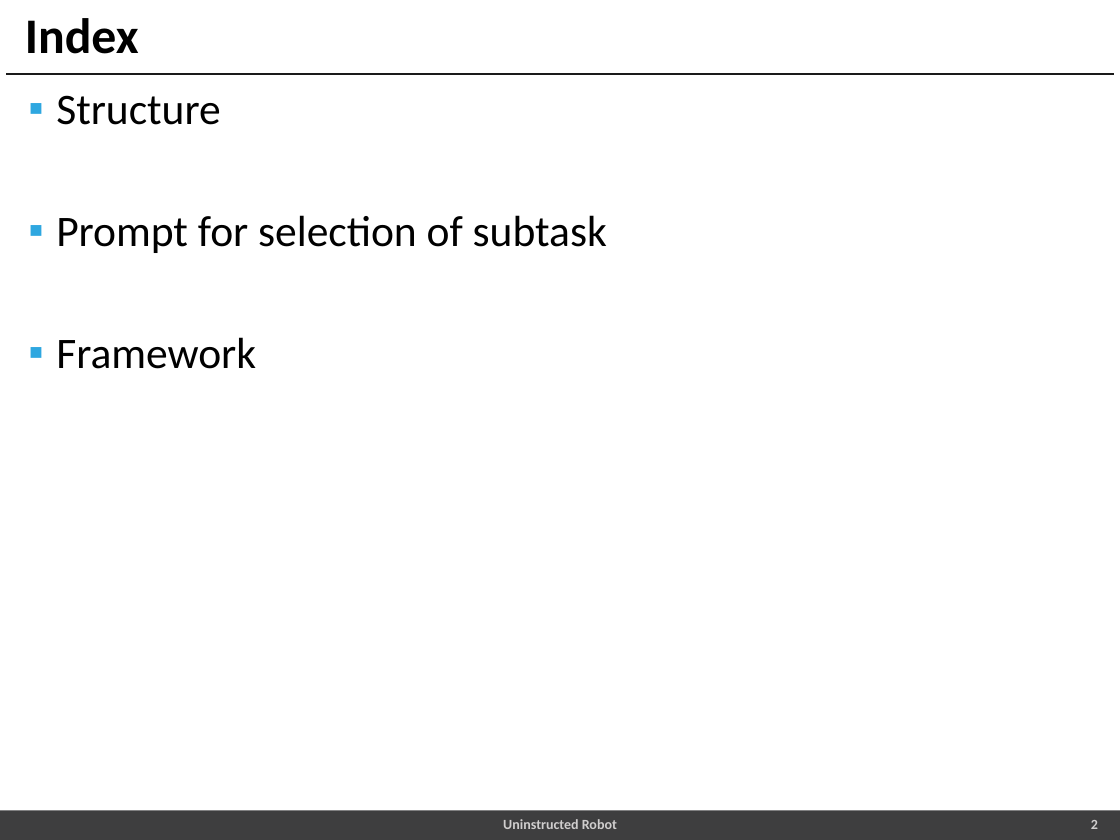
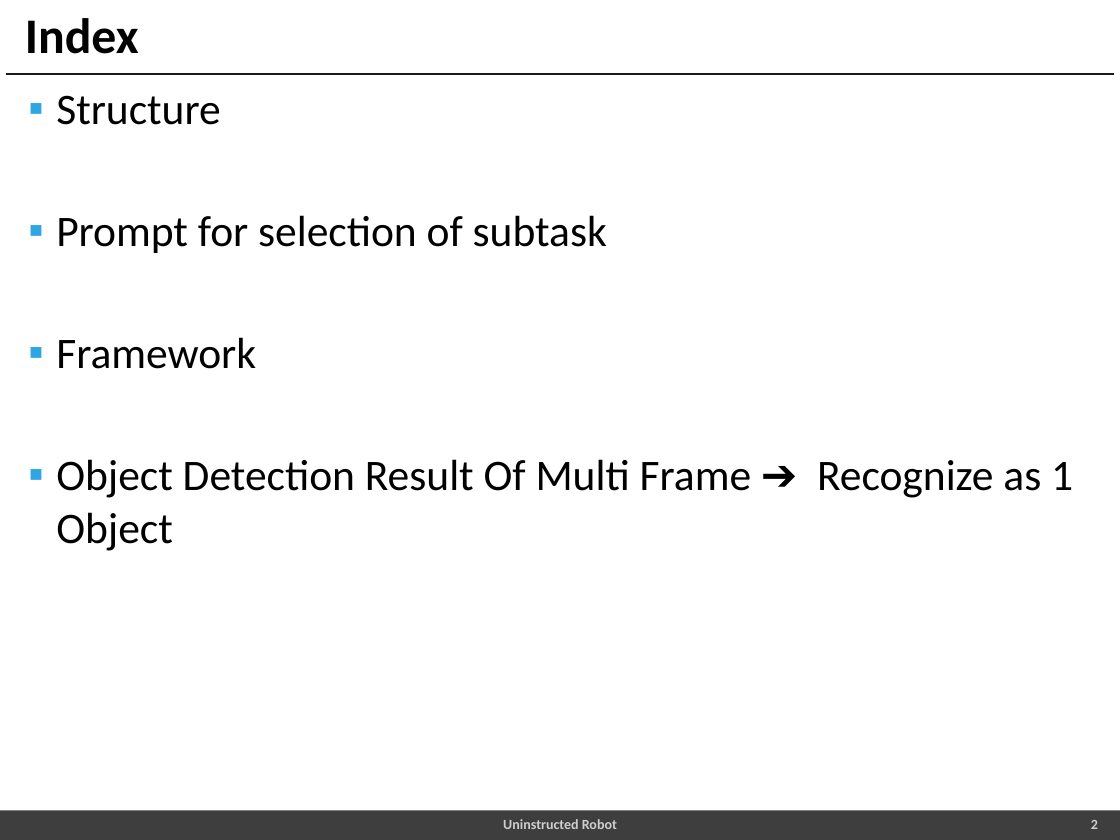
Before and after one commit to choibigo/uninstructed_robot, a slide deck: slide 2 of docs/ppt/여러 구조 정리.pptx. Drawn at 1120x840 pixels with LibreOffice and Linux fonts; fonts in the diff are those of the drawing; background and template pictures are left out. Boxes give left, top, right and bottom in pixels: in the first picture for what was removed or moved away, otherwise in the second. Text is boxed around its words. In the diff, an @@ line names an element or a change of style, - is before the commit and + after.

Commit message:
ppt update

```diff
--- a/docs/ppt/여러 구조 정리.pptx
+++ b/docs/ppt/여러 구조 정리.pptx
@@ text at [56, 459, 1073, 551]: paragraph added @@
+▪ Object Detection Result Of Multi Frame ➔ Recognize as 1 Object
```
Also in this commit, not shown: 2 other slides changed, 4 slides added, 2 other files.
